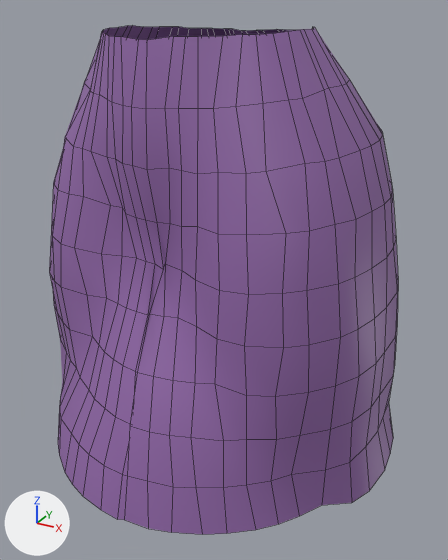
The FBX model Assets/Resources/WRLDZ/Avatar3D/Clothes/argon_bottoms_mai_bc_female.fbx as it was, and as the next commit left it.
Camera for both pictures: a camera (50 mm lens) standing at (0.392, -0.733, 1.143) and looking at (0.017, -0.052, 0.803). Every picture has the same lights, and +X, +Y and +Z are marked at lower left. The older version comes first. Shape keys are drawn at the values saved in each file. Mesh edges are drawn as thin lines.

The first picture shows 'ArgonCloth'.
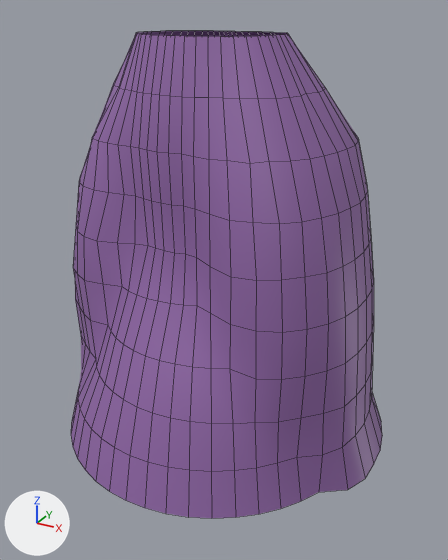
Pixel boxes (x1, y1, x2, y2) of what changed, in the pictures (448 x 560 px):
'ArgonCloth', reshaped (11% narrower)
    before: (49, 25, 398, 534)
    after: (71, 31, 382, 518)

The change in detail:
In shape key 'Weight_Heavy' (key_0_weight_heavy), value goes from 1.0 to 0.0.
In shape key 'Weight_Thin' (key_1_weight_thin), value goes from 1.0 to 0.0.
